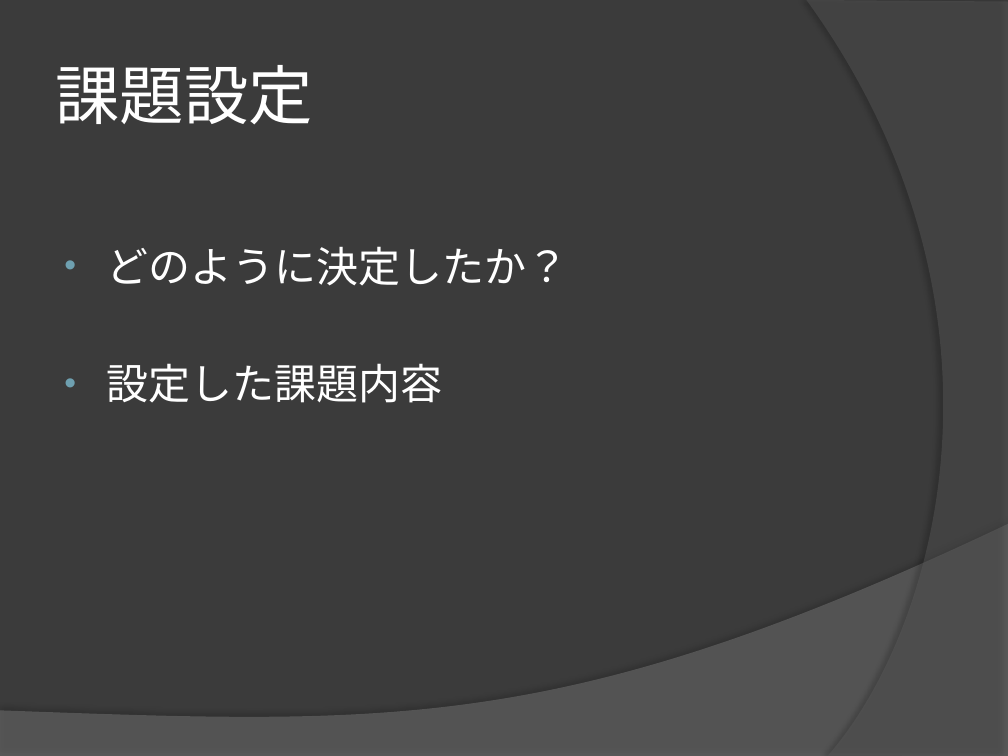
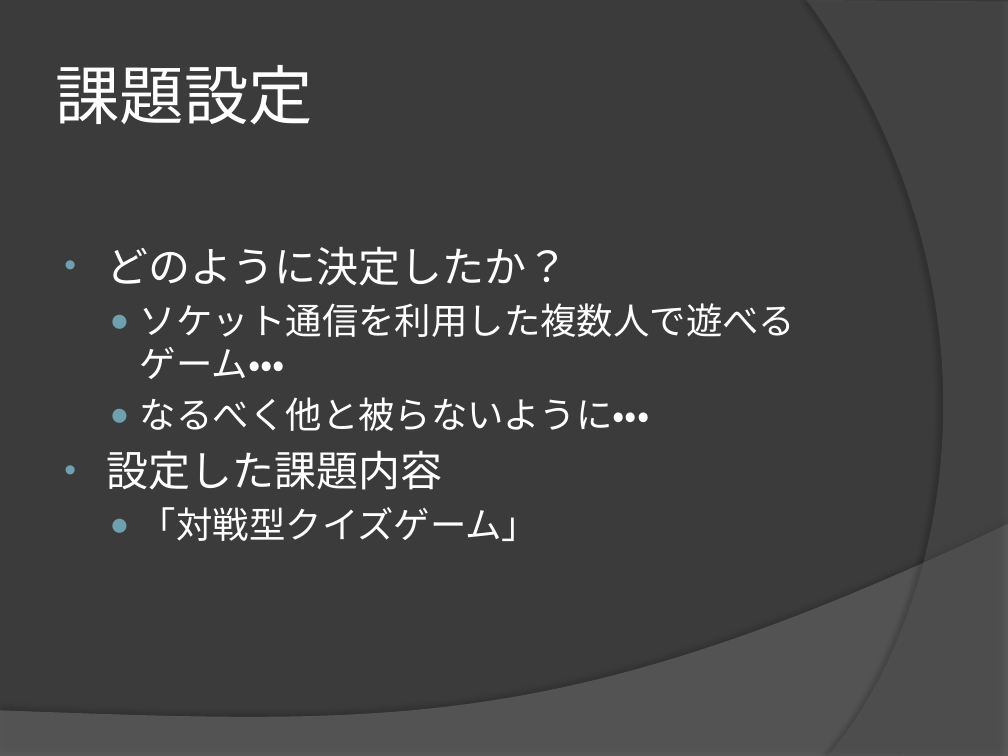
Before and after one commit to ymurota/SoftwareApp, a slide deck: slide 3 of SoftwarePP.pptx. Drawn at 1008x756 pixels with LibreOffice and Linux fonts; fonts in the diff are those of the drawing. Boxes give left, top, right and bottom in pixels: in the first picture for what was removed or moved away, otherwise in the second. Text is boxed around its words. In the diff, an @@ line names an element or a change of style, - is before the commit and + after.

```diff
--- a/SoftwarePP.pptx
+++ b/SoftwarePP.pptx
@@ text at (140,303,795,431): paragraphs added @@
+  ● ソケット通信を利用した複数人で遊べるゲーム・・・
+  ● なるべく他と被らないように・・・
@@ text at (140,507,538,541): paragraph added @@
+  ● 「対戦型クイズゲーム」
```
Also in this commit, not shown: 6 other slides changed, 1 slide added.
